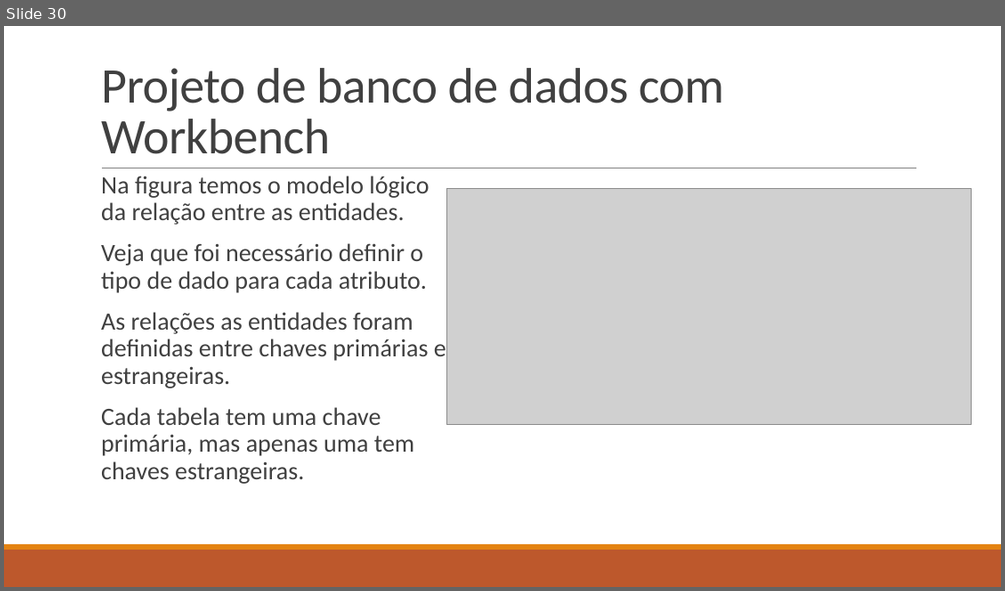
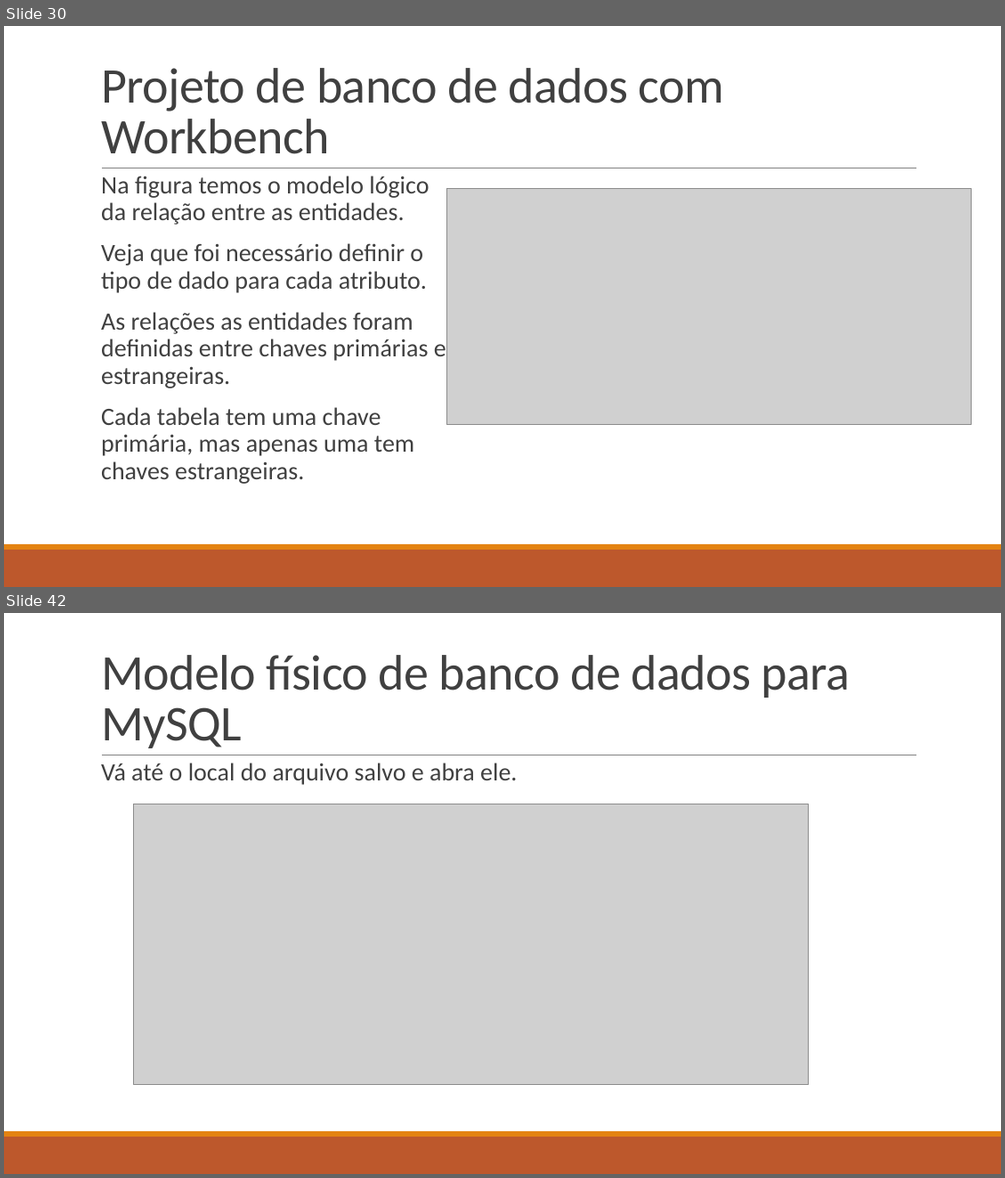
Before and after one commit to LucasHerculanoAmaro/Minhas-Aulas, a slide deck: Euripedes Simões de Paula/Banco de Dados/Aula 9/Projeto de Banco de Dados.pptx. Shown one above the other, each under a label of ours: slide 30 before the commit, slides 30 and 42 after it; the slides between them are not shown. The pictures are 1005x591 and 1005x1178 pixels, drawn with LibreOffice and Linux fonts; fonts in the diff are those of the drawing; grey boxes stand for pictures. Boxes give left, top, right and bottom in pixels: in the first picture for what was removed or moved away, otherwise in the second. Text is boxed around its words. In the diff, an @@ line names an element or a change of style, - is before the commit and + after.

Commit message:
adicionando aula 9 completa ao curso Banco de Dados

```diff
--- a/Euripedes Simões de Paula/Banco de Dados/Aula 9/Projeto de Banco de Dados.pptx
+++ b/Euripedes Simões de Paula/Banco de Dados/Aula 9/Projeto de Banco de Dados.pptx
@@ slide 42 added at [4,613,1001,1174], background #FFFFFF; not listed: 3 template elements that a slide beside it also shows @@
@@ title added at [101,655,850,748], 48 pt, text #404040 @@
+Modelo físico de banco de dados para MySQL
@@ text added at [101,763,517,785], 24 pt, text #404040 @@
+  Vá até o local do arquivo salvo e abra ele.
@@ picture added at [133,803,808,1084] @@
```
Also in this commit, not shown: 15 other slides added, 2 other files.
